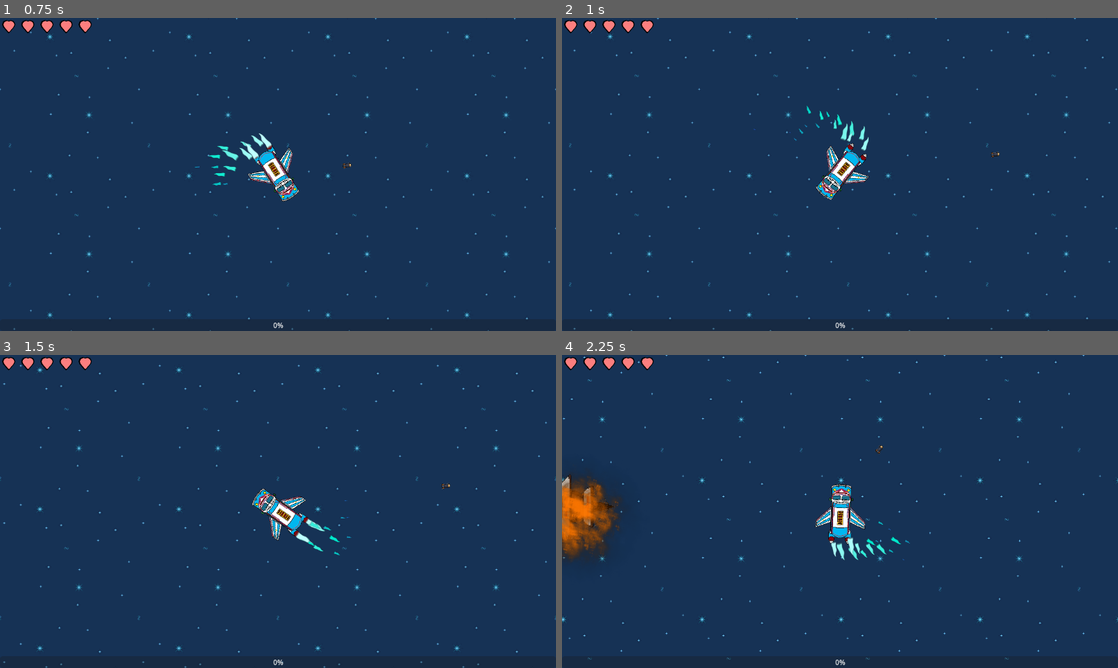
Above: before the commit, frames 1-4 (two rows, left to right).
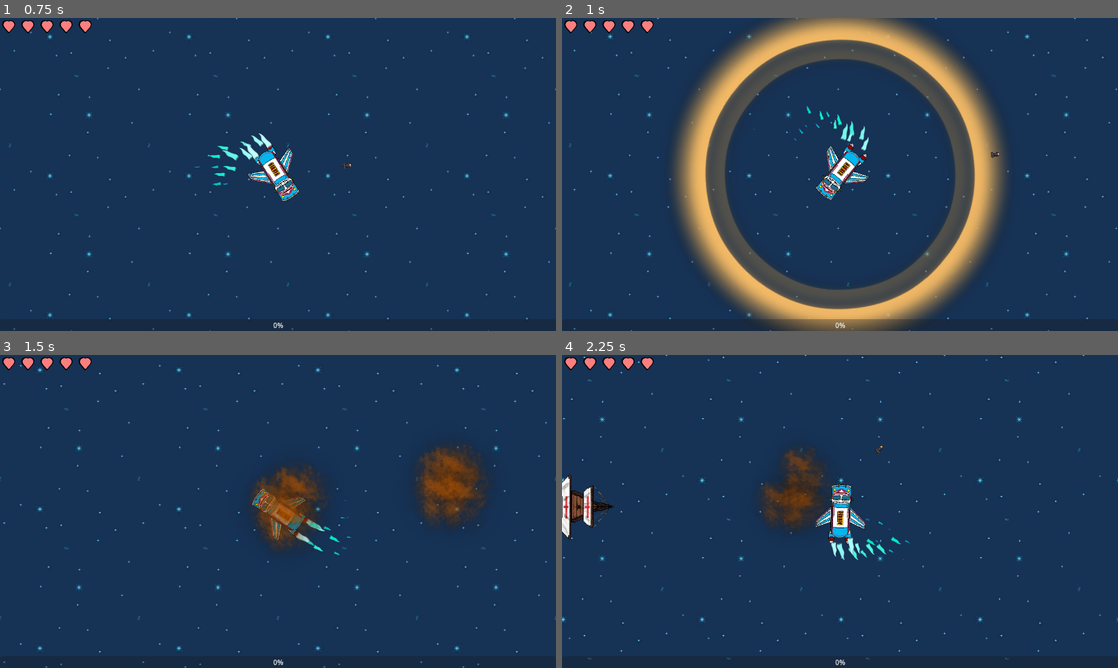
Above: after the commit, the same moments.

Repository: Ignawesome/neon-genesis-beto
Game: Godot game, scene res://escenas/mundo.tscn
The game is run twice, just before and just after one commit, with the same random seed, the same clock (stepped at 60 frames per second) and the same inputs.
Inputs (mouse positions are in pixels of both pictures, inside the frame that each line leads up to):
- Up to frame 1 (0.75 s): move the mouse to (400, 158) at 0.52 s; press the mouse at (400, 158) at 0.53 s; hold D (derecha) from 0.53 s (still down)
- Up to frame 2 (1 s): keep holding D (derecha); tap E (ulti, bound only after the commit) at 0.8 s
- Up to frame 3 (1.5 s): move the mouse to (166, 527) at 1.27 s; release D (derecha) at 1.28 s; release the mouse at (166, 527) at 1.28 s; hold S (abajo) from 1.28 s (still down); tap E (ulti, bound only after the commit) at 1.35 s
- Up to frame 4 (2.25 s): click (728, 527) at 1.55 s; move the mouse to (895, 442) at 2.02 s; release S (abajo) at 2.03 s; press the mouse at (895, 442) at 2.03 s; hold D (derecha) from 2.03 s (still down)

Frame 1 is identical in both runs. In frame 2, 25% of the frame differs, in the area x 19-81%, y 0-100%; in frame 3, 5.0%; in frame 4, 4.3%.

Commit message:
Agregue anillo explosivo

Diff:
--- a/escenas/enemigos/enemigo.gd
+++ b/escenas/enemigos/enemigo.gd
@@ -109,8 +109,6 @@
 	nuevo_misil.global_position = global_position
 	nuevo_misil.modulate = Color.DARK_RED
 	nuevo_misil.velocidad_misil = 400.0
-	nuevo_misil.set_collision_layer_value(5, true)
-	nuevo_misil.set_collision_layer_value(7, false)
 	nuevo_misil.set_collision_mask_value(2, false)
 	nuevo_misil.set_collision_mask_value(6, false)
 	nuevo_misil.set_collision_mask_value(1, true)
--- /dev/null
+++ b/escenas/jugador/anillo/anillo.gd
@@ -0,0 +1,26 @@
+class_name Anillo
+extends Area2D
+
+const ANILLO = preload("uid://cwnt55x1lfkm")
+
+signal anillo_creado
+signal anillo_destruido
+
+@onready var animation_player: AnimationPlayer = $AnimationPlayer
+
+static func crear_anillo(padre: Node2D) -> Anillo:
+	var anillo: Anillo = ANILLO.instantiate()
+	padre.add_child(anillo)
+	anillo.global_position = padre.global_position
+	return anillo
+
+
+func _ready() -> void:
+	animation_player.play("expansion")
+	animation_player.animation_finished.connect(anillo_destruido.emit)
+	anillo_creado.emit()
+
+
+func _on_area_entered(area: Area2D) -> void:
+	if area is Misil:
+		area.explotar()
--- /dev/null
+++ b/escenas/jugador/anillo/anillo.tscn
@@ -0,0 +1,99 @@
+[gd_scene format=3 uid="uid://cwnt55x1lfkm"]
+
+[ext_resource type="Texture2D" uid="uid://ophe0kfb8k5g" path="res://assets/particulas/circle_03.png" id="1_ci3oi"]
+[ext_resource type="Script" uid="uid://cqfser0c3qhm5" path="res://escenas/jugador/anillo/anillo.gd" id="1_hklbu"]
+
+[sub_resource type="CircleShape2D" id="CircleShape2D_hklbu"]
+radius = 1.0
+
+[sub_resource type="Animation" id="Animation_xokb7"]
+length = 0.001
+tracks/0/type = "value"
+tracks/0/imported = false
+tracks/0/enabled = true
+tracks/0/path = NodePath("Sprite2D:scale")
+tracks/0/interp = 1
+tracks/0/loop_wrap = true
+tracks/0/keys = {
+"times": PackedFloat32Array(0),
+"transitions": PackedFloat32Array(1),
+"update": 0,
+"values": [Vector2(0.001, 0.001)]
+}
+tracks/1/type = "value"
+tracks/1/imported = false
+tracks/1/enabled = true
+tracks/1/path = NodePath("CollisionShape2D:shape:radius")
+tracks/1/interp = 1
+tracks/1/loop_wrap = true
+tracks/1/keys = {
+"times": PackedFloat32Array(0),
+"transitions": PackedFloat32Array(1),
+"update": 0,
+"values": [1.0]
+}
+
+[sub_resource type="Animation" id="Animation_1seva"]
+resource_name = "expansion"
+tracks/0/type = "value"
+tracks/0/imported = false
+tracks/0/enabled = true
+tracks/0/path = NodePath("Sprite2D:scale")
+tracks/0/interp = 1
+tracks/0/loop_wrap = true
+tracks/0/keys = {
+"times": PackedFloat32Array(0, 0.96666664),
+"transitions": PackedFloat32Array(1, 1),
+"update": 0,
+"values": [Vector2(0.001, 0.001), Vector2(10, 10)]
+}
+tracks/1/type = "value"
+tracks/1/imported = false
+tracks/1/enabled = true
+tracks/1/path = NodePath("CollisionShape2D:shape:radius")
+tracks/1/interp = 1
+tracks/1/loop_wrap = true
+tracks/1/keys = {
+"times": PackedFloat32Array(0, 0.96666664),
+"transitions": PackedFloat32Array(1, 1),
+"update": 0,
+"values": [1.0, 1981.9]
+}
+tracks/2/type = "method"
+tracks/2/imported = false
+tracks/2/enabled = true
+tracks/2/path = NodePath(".")
+tracks/2/interp = 1
+tracks/2/loop_wrap = true
+tracks/2/keys = {
+"times": PackedFloat32Array(1),
+"transitions": PackedFloat32Array(1),
+"values": [{
+"args": [],
+"method": &"queue_free"
+}]
+}
+
+[sub_resource type="AnimationLibrary" id="AnimationLibrary_hj2si"]
+_data = {
+&"RESET": SubResource("Animation_xokb7"),
+&"expansion": SubResource("Animation_1seva")
+}
+
+[node name="Anillo" type="Area2D" unique_id=2038895586]
+collision_layer = 256
+collision_mask = 64
+script = ExtResource("1_hklbu")
+
+[node name="CollisionShape2D" type="CollisionShape2D" parent="." unique_id=151901889]
+shape = SubResource("CircleShape2D_hklbu")
+
+[node name="Sprite2D" type="Sprite2D" parent="." unique_id=12410006]
+modulate = Color(1, 0.7607843, 0.4117647, 1)
+scale = Vector2(0.001, 0.001)
+texture = ExtResource("1_ci3oi")
+
+[node name="AnimationPlayer" type="AnimationPlayer" parent="." unique_id=1742730250]
+libraries/ = SubResource("AnimationLibrary_hj2si")
+
+[connection signal="area_entered" from="." to="." method="_on_area_entered"]
--- a/escenas/jugador/jugador.gd
+++ b/escenas/jugador/jugador.gd
@@ -53,6 +53,7 @@
 var salud_actual: float: set = al_cambiar_de_salud
 var puede_atacar: bool = true
 var puede_esquivar: bool = true
+var puede_activar_anillo: bool = true
 var invulnerable: bool = false
 
 signal derrotado
@@ -77,7 +78,7 @@
 	# Registrar al jugador como una variable global
 	Globales.jugador = self
 
-	# Conectar el timer del ataque
+	# Conectar el timer del ataquewa
 	timer_misil.timeout.connect(_on_timer_misil_timeout)
 	timer_misil.wait_time = misil_cooldown
 
@@ -89,6 +90,8 @@
 		lanzar_misil_a_direccion(direccion_de_disparo)
 	if Input.is_action_pressed("esquivar") and puede_esquivar:
 		esquivar()
+	if Input.is_action_pressed("ulti") and puede_activar_anillo:
+		activar_anillo()
 	# 1. Obtener input del jugador (get_axis es más limpio para esto)
 	# Devuelve -1 (izquierda/abajo), 1 (derecha/arriba) o 0 (nada)
 	var giro = Input.get_axis("izquierda", "derecha")
@@ -140,6 +143,11 @@
 			animation_player.play("RESET")
 	)
 
+
+func activar_anillo():
+	puede_activar_anillo = false
+	var anillo: Anillo = Anillo.crear_anillo(self)
+
 # La función move_toward() es mágica: acerca un número a otro de a pasos definidos,
 # y evita pasarse del límite (hace el clamp automáticamente).
 
@@ -214,6 +222,7 @@
 
 
 func subir_de_nivel() -> void:
+	puede_activar_anillo = true
 	# Ajustar XP restante y aumentar nivel
 	experiencia_actual -= experiencia_para_subir
 	nivel += 1
--- a/escenas/jugador/misil.gd
+++ b/escenas/jugador/misil.gd
@@ -73,10 +73,13 @@
 		body.recibir_danio(danio_a_infligir)
 
 		# 2. Reproducir animacion de explosion
-		sonido_explosion.pitch_scale = sonido_explosion.pitch_scale + randf_range(-0.2, 0.2)
-		animation_player.play("explotar")
+		explotar()
 
 	# Importante: Si golpea otros cuerpos (como rocas o corales, que son StaticBody2D)
 	# el misil simplemente debe atravesarlos, o bien podrías agregar aquí un "queue_free()"
 	# si quisieras que el misil se destruya contra rocas. Por ahora, solo se destruye
 	# al golpear un enemigo.
+
+func explotar() -> void:
+	sonido_explosion.pitch_scale = sonido_explosion.pitch_scale + randf_range(-0.2, 0.2)
+	animation_player.play("explotar")
--- a/project.godot
+++ b/project.godot
@@ -79,6 +79,11 @@
 "events": [Object(InputEventKey,"resource_local_to_scene":false,"resource_name":"","device":-1,"window_id":0,"alt_press …(191 unchanged characters)…
 ]
 }
+ulti={
+"deadzone": 0.2,
+"events": [Object(InputEventKey,"resource_local_to_scene":false,"resource_name":"","device":-1,"window_id":0,"alt_pressed":false,"shift_pressed":false,"ctrl_pressed":false,"meta_pressed":false,"pressed":false,"keycode":0,"physical_keycode":69,"key_label":0,"unicode":101,"location":0,"echo":false,"script":null)
+]
+}
 
 [layer_names]
 
@@ -88,7 +93,7 @@
 2d_physics/layer_4="Obstaculos"
 2d_physics/layer_5="EnemigoHitbox"
 2d_physics/layer_6="EnemigoHurtbox"
-2d_physics/layer_7="JugadorHitbox"
+2d_physics/layer_7="Misiles"
 2d_physics/layer_8="JugadorHurtbox"
 2d_physics/layer_9="Deteccion"
 
Not shown, added: escenas/jugador/anillo/anillo.gd.uid
